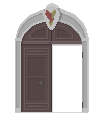
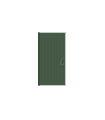
Layered file, before and after one edit (105x120). Changes by layer:
added layer "door_still_K" above "door_still_J" over [38, 32, 66, 86]
hid "door_still_H" over [15, 3, 89, 113]
